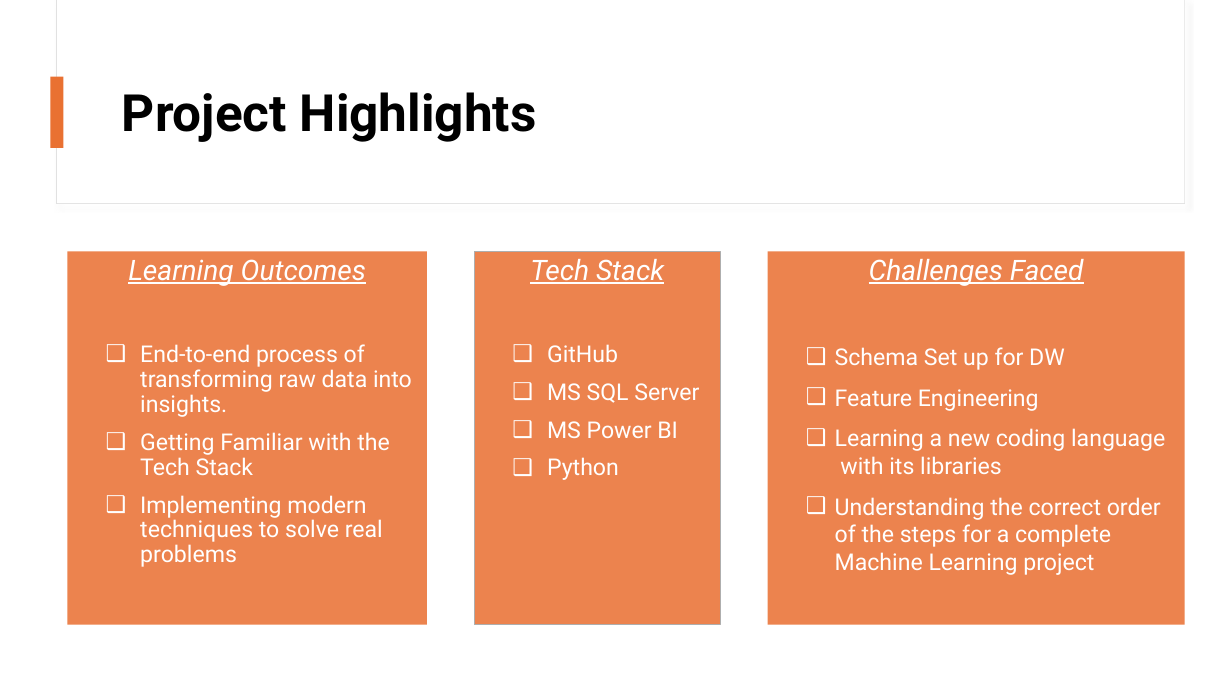
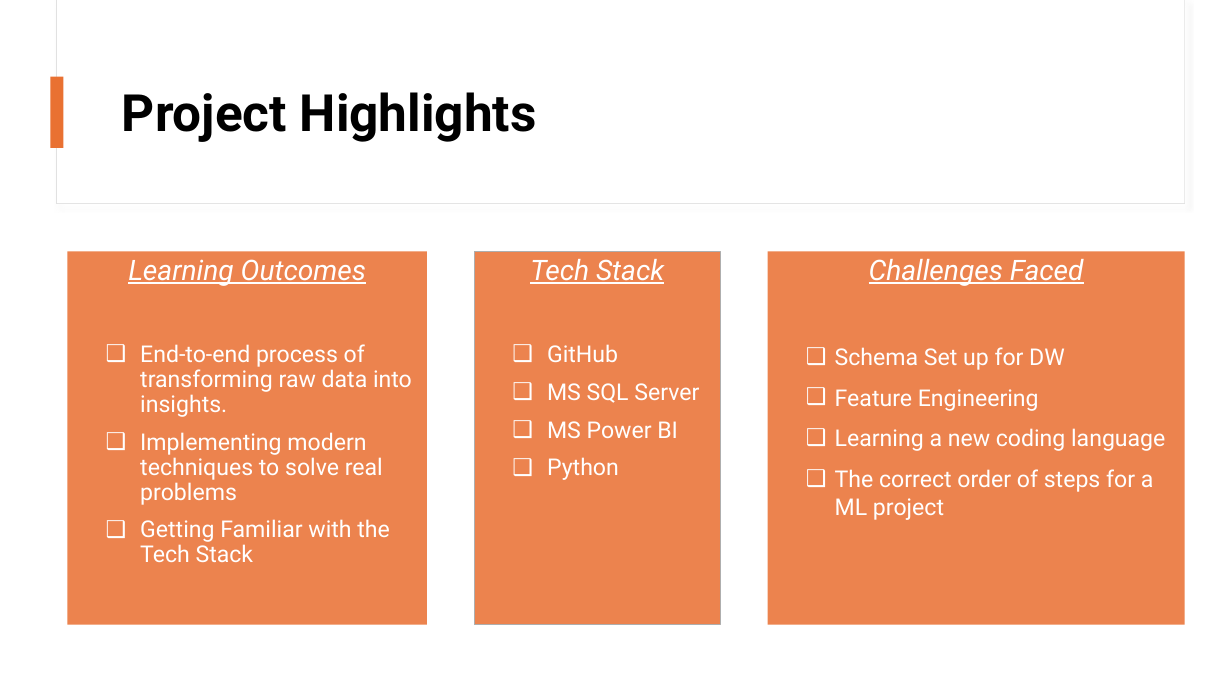
Before and after one commit to Konstant-gk/Chinook_Project, a slide deck: slide 15 of Chinook_Presentation/Project_Future_Chinook_Presentation.pptx. Drawn at 1232x693 pixels with LibreOffice and Linux fonts; fonts in the diff are those of the drawing. Boxes give left, top, right and bottom in pixels: in the first picture for what was removed or moved away, otherwise in the second. Text is boxed around its words. In the diff, an @@ line names an element or a change of style, - is before the commit and + after.

```diff
--- a/Chinook_Presentation/Project_Future_Chinook_Presentation.pptx
+++ b/Chinook_Presentation/Project_Future_Chinook_Presentation.pptx
@@ text at [140, 432, 383, 505]: paragraph added @@
+❑ Implementing modern techniques to solve real problems
@@ text in rectangle at [835, 428, 1165, 520]: text changed @@
-❑ Learning a new coding language with its libraries
-❑ Understanding the correct order of the steps for a complete Machine Learning project
+❑ Learning a new coding language
+❑ The correct order of steps for a ML project
@@ text at [140, 495, 383, 567]: paragraph removed @@
-❑ Implementing modern techniques to solve real problems
```
Also in this commit, not shown: 3 other slides changed.
